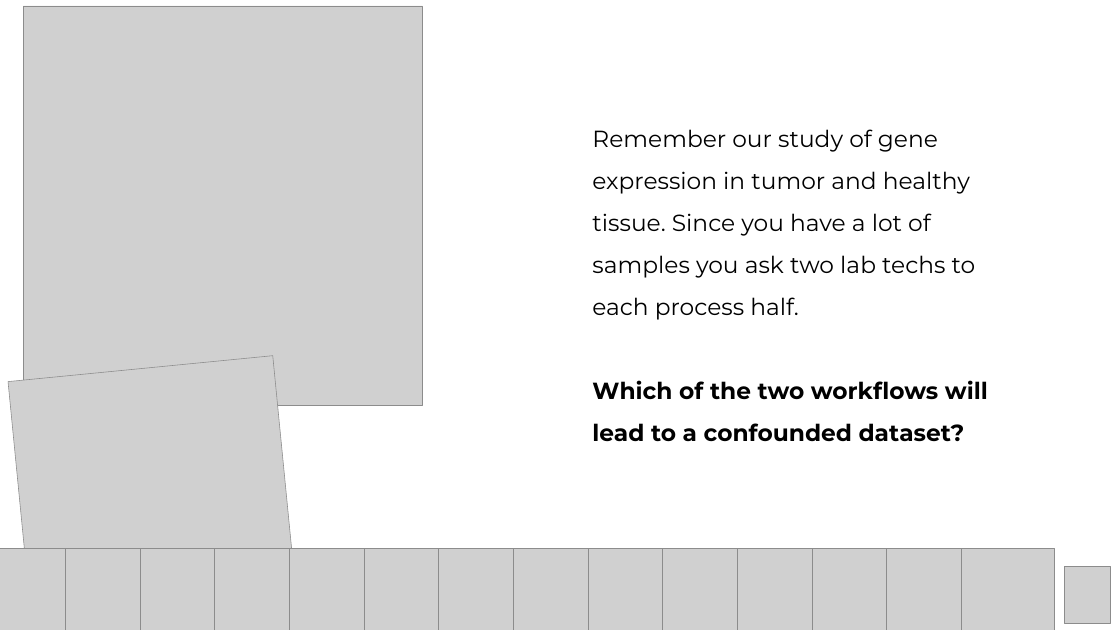
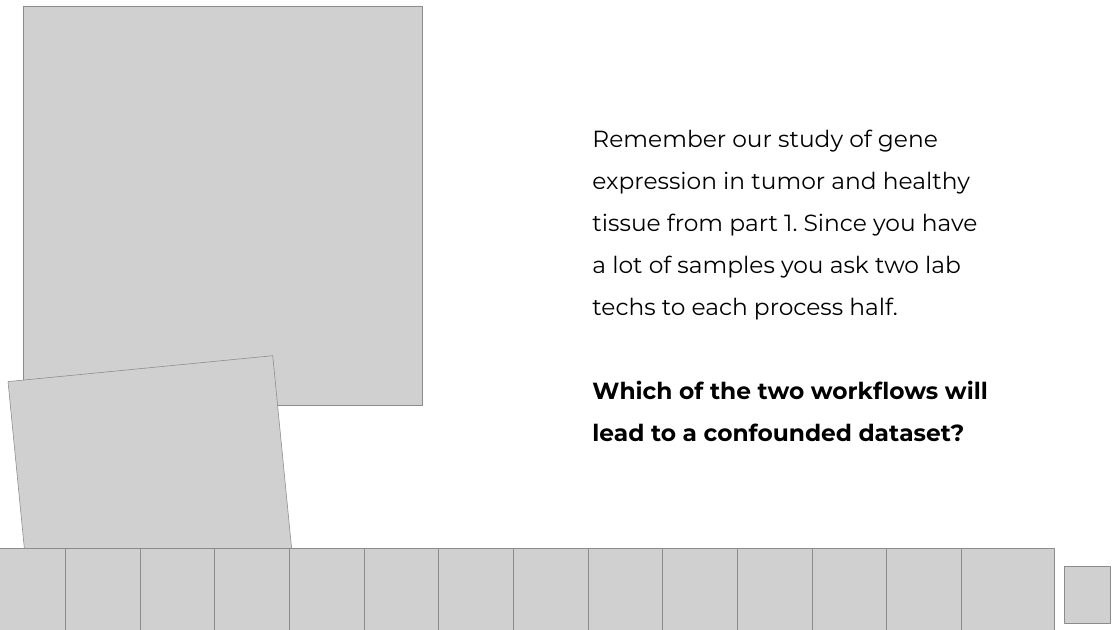
Before and after one commit to Center-for-Health-Data-Science/Foundations-of-Health-Data-Science, a slide deck: slide 19 of Slides/FHDS_Exploratory_Data_Analysis_Part2.pptx (slide 15 before the commit). Drawn at 1120x630 pixels with LibreOffice and Linux fonts; fonts in the diff are those of the drawing; grey boxes stand for pictures. Boxes give left, top, right and bottom in pixels: in the first picture for what was removed or moved away, otherwise in the second. Text is boxed around its words. In the diff, an @@ line names an element or a change of style, - is before the commit and + after.

Commit message:
update part 1 part 2

```diff
--- a/Slides/FHDS_Exploratory_Data_Analysis_Part2.pptx
+++ b/Slides/FHDS_Exploratory_Data_Analysis_Part2.pptx
@@ text at bbox=[592, 129, 978, 320]: text changed @@
-Remember our study of gene expression in tumor and healthy tissue. Since you have a lot of samples you ask two lab techs to each process half.
+Remember our study of gene expression in tumor and healthy tissue from part 1. Since you have a lot of samples you ask two lab techs to each process half.
```
Also in this commit, not shown: 12 other slides changed, 1 slide removed.
